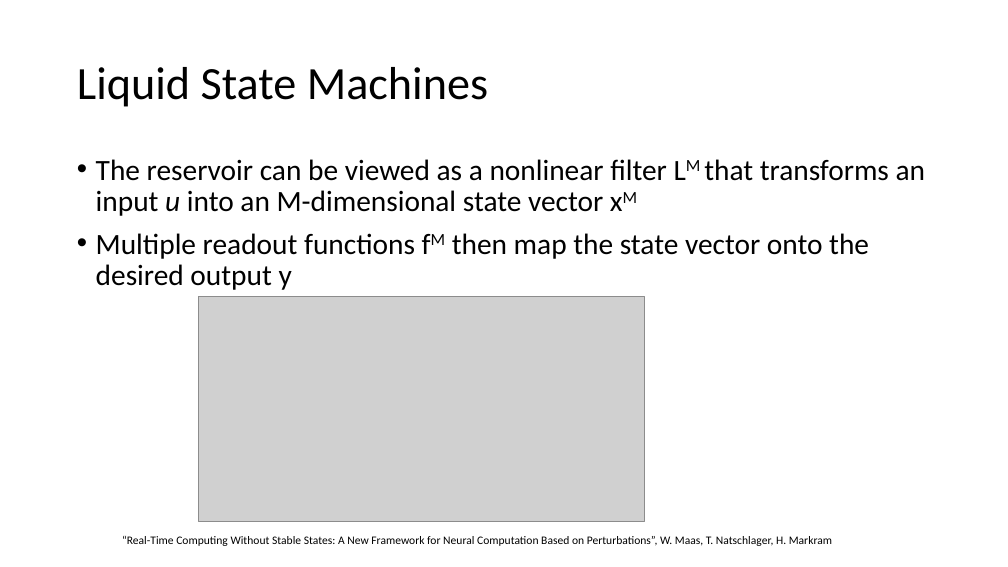
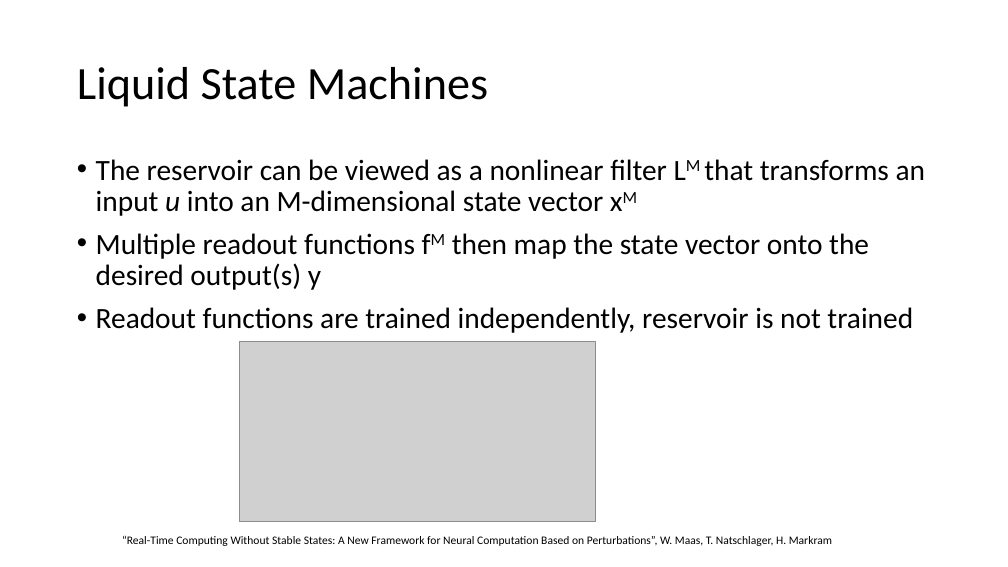
Before and after one commit to vbaker145/neuron, a slide deck: slide 6 of thesis/Thesis Plan.pptx. Drawn at 1008x567 pixels with LibreOffice and Linux fonts; fonts in the diff are those of the drawing; grey boxes stand for pictures. Boxes give left, top, right and bottom in pixels: in the first picture for what was removed or moved away, otherwise in the second. Text is boxed around its words. In the diff, an @@ line names an element or a change of style, - is before the commit and + after.

```diff
--- a/thesis/Thesis Plan.pptx
+++ b/thesis/Thesis Plan.pptx
@@ text at (96, 233, 913, 333): text changed @@
-• Multiple readout functions fM then map the state vector onto the desired output y
+• Multiple readout functions fM then map the state vector onto the desired output(s) y
+• Readout functions are trained independently, reservoir is not trained
@@ picture: place and size @@
-picture at (199, 296, 645, 523)
+picture at (239, 342, 595, 523)
```
Also in this commit, not shown: 3 other slides changed, 4 slides added, 7 other files.
